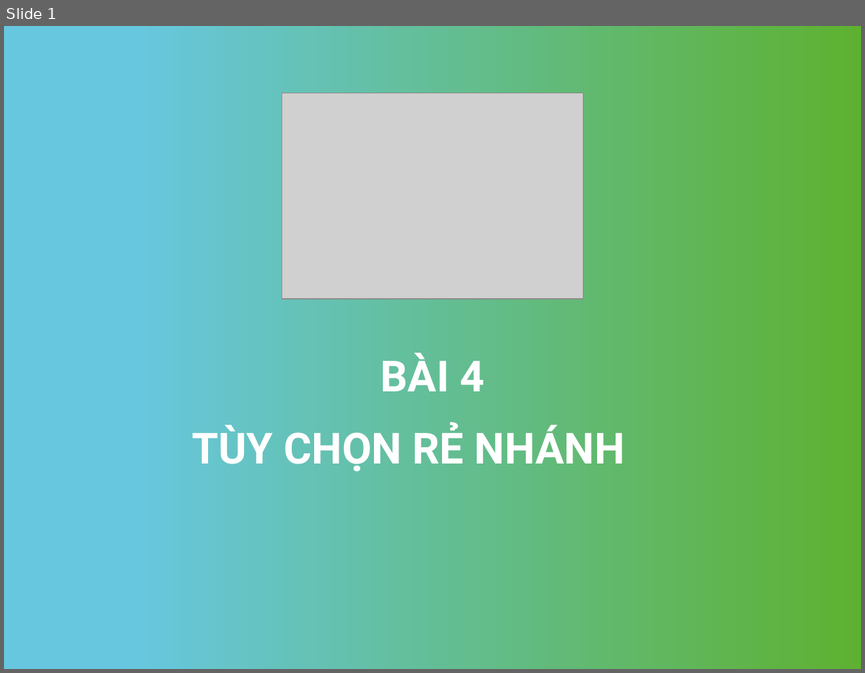
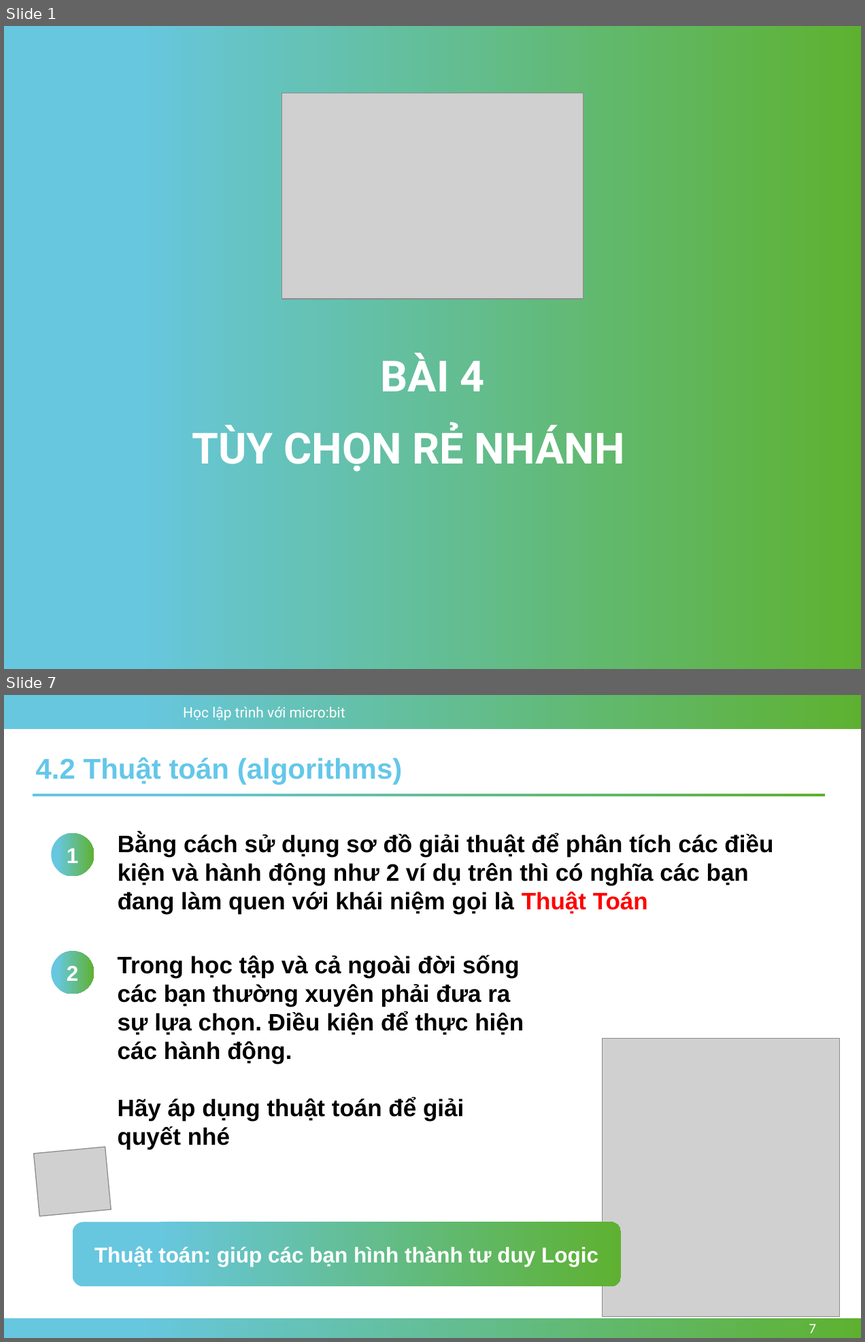
Before and after one commit to nhannn87dn/Learn-microbit, a slide deck: Lessions/Bai-04-Conditions-and-Logic/4.Conditional-and-Boolean.pptx. Shown one above the other, each under a label of ours: slide 1 before the commit, slides 1 and 7 after it; the slides between them are not shown. The pictures are 865x673 and 865x1342 pixels, drawn with LibreOffice and Linux fonts; fonts in the diff are those of the drawing; grey boxes stand for pictures; background and template pictures are left out. Boxes give left, top, right and bottom in pixels: in the first picture for what was removed or moved away, otherwise in the second. Text is boxed around its words. In the diff, an @@ line names an element or a change of style, - is before the commit and + after.

```diff
--- a/Lessions/Bai-04-Conditions-and-Logic/4.Conditional-and-Boolean.pptx
+++ b/Lessions/Bai-04-Conditions-and-Logic/4.Conditional-and-Boolean.pptx
@@ slide 7 added at box(4, 695, 861, 1338), background #FFFFFF @@
@@ rectangle added at box(4, 695, 861, 729), fill gradient #67C7DF to #5EB130 @@
@@ text added at box(183, 707, 345, 720), 12 pt, text #FFFFFF @@
+Học lập trình với micro:bit
@@ text added at box(36, 757, 402, 784), 24 pt, text #64C7E9, bold @@
+4.2 Thuật toán (algorithms)
@@ rectangle added at box(33, 794, 825, 796), fill gradient #67C7DF to #5EB130 @@
@@ ellipse added at box(51, 833, 94, 876), fill gradient #67C7DF to #5EB130, 18 pt, text #FFFFFF, bold @@
+1
@@ text added at box(118, 833, 773, 914), 20 pt, text #000000, bold @@
+Bằng cách sử dụng sơ đồ giải thuật để phân tích các điều kiện và hành động như 2 ví dụ trên thì có nghĩa các bạn đang làm quen với khái niệm gọi là Thuật Toán
@@ ellipse added at box(51, 951, 94, 994), fill gradient #67C7DF to #5EB130, 18 pt, text #FFFFFF, bold @@
+2
@@ text added at box(118, 955, 524, 1149), 20 pt, text #000000, bold @@
+Trong học tập và cả ngoài đời sống các bạn thường xuyên phải đưa ra sự lựa chọn. Điều kiện để thực hiện các hành động.
+Hãy áp dụng thuật toán để giải quyết nhé
@@ picture added at box(602, 1038, 839, 1317) @@
@@ picture added at box(34, 1147, 111, 1216) @@
@@ rounded rectangle added at box(73, 1222, 621, 1286), fill gradient #67C7DF to #5EB130, 18 pt, text #FFFFFF, bold @@
+Thuật toán: giúp các bạn hình thành tư duy Logic
@@ rectangle added at box(4, 1318, 861, 1338), fill gradient #67C7DF to #5EB130 @@
@@ page number added at box(808, 1323, 816, 1333), 12 pt, text #FFFFFF @@
+7
```
Also in this commit, not shown: 3 slides changed, 10 other slides added, 9 other files.
